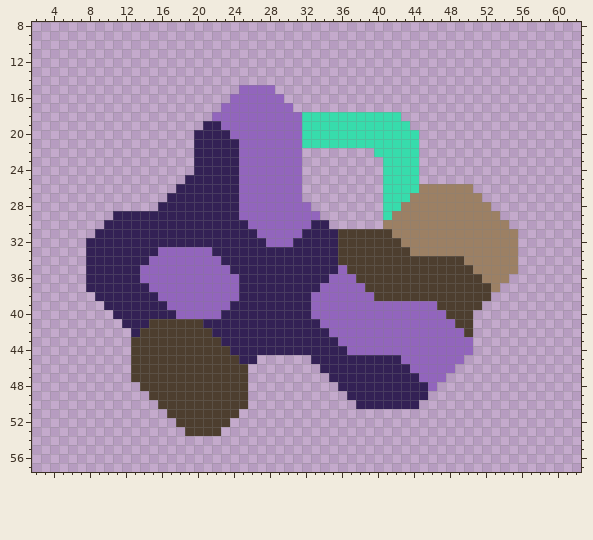
Edited in one commit: pixel-art sprite (assets/sprites/ui/sectors/sector-xenrose-Kirmit-coast.png). Above, as it was before the edit.
The file is 64x64 pixels. Shown: x 2..62, y 8..57.
Once edited:
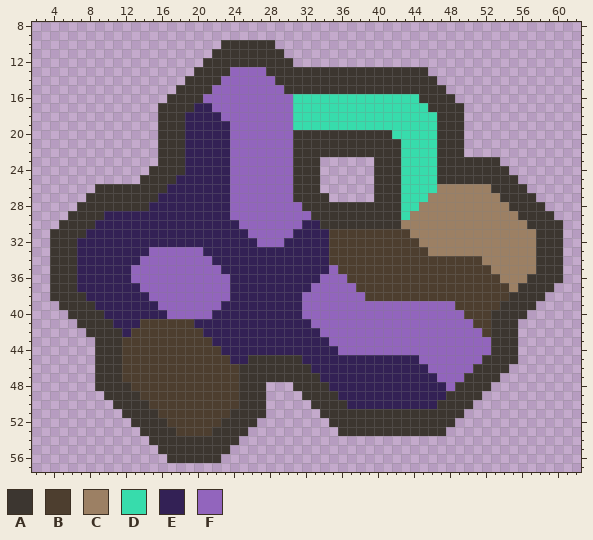
Palette (. is transparent): A #3c3630  B #4d3e2f  C #9c8064  D #37dcac  E #332155  F #9265bd
The edit:
y 10: x 23..28 ...... -> AAAAAA
y 11: x 22..29 ........ -> AAAAAAAA
y 12: x 21..30 .......... -> AAAAAAAAAA
y 13: x 20..45 .......................... -> AAAAFFFFAAAAAAAAAAAAAAAAAA
y 14: x 19..46 ............................ -> AAAAFFFFFFAAAAAAAAAAAAAAAAAA
y 15: x 18..24 ....... -> AAAAFFF; x 29..47 ................... -> FAAAAAAAAAAAAAAAAAA
y 16: x 17..23 ....... -> AAAAFFF; x 30..48 ................... -> FDDDDDDDDDDDDDDAAAA
y 17: x 16..22 ....... -> AAAAEEF; x 31..49 ................... -> DDDDDDDDDDDDDDDAAAA
y 18: x 16..22 ......F -> AAAEEEE; x 31 F -> D; x 43..49 ....... -> DDDDAAA
y 19: x 16..20 ..... -> AAAEE; x 23 F -> E; x 31 F -> D; x 44..49 ...... -> DDDAAA
y 20: x 16..19 .... -> AAAE; x 31..41 FDDDDDDDDDD -> AAAAAAAAAAA; x 45..49 ..... -> DDAAA
y 21: x 16..19 .... -> AAAE; x 24 E -> F; x 31..42 FDDDDDDDDDDD -> AAAAAAAAAAAA; x 45..49 ..... -> DDAAA
y 22: x 16..19 .... -> AAAE; x 24 E -> F; x 31..42 F........DDD -> AAAAAAAAAAAA; x 45..49 ..... -> DDAAA
y 23: x 16..19 .... -> AAAE; x 24 E -> F; x 31..33 F.. -> AAA; x 40..42 .DD -> AAA; x 45..53 ......... -> DDAAAAAAA
y 24: x 15..19 ..... -> AAAAE; x 24 E -> F; x 31..33 F.. -> AAA; x 40..42 .DD -> AAA; x 45..54 .......... -> DDAAAAAAAA
y 25: x 14..18 ..... -> AAAAE; x 24 E -> F; x 31..33 F.. -> AAA; x 40..42 .DD -> AAA; x 45..55 ........... -> DDAAAAAAAAA
y 26: x 9..17 ......... -> AAAAAAAAE; x 24 E -> F; x 31..33 F.. -> AAA; x 40..42 .DD -> AAA; x 45..46 CC -> DD; x 51..56 ...... -> CCAAAA
y 27: x 8..16 ......... -> AAAAAAAAE; x 24 E -> F; x 31..34 F... -> AAAA; x 40..42 .DD -> AAA; x 44..45 CC -> DD; x 52..57 ...... -> CCAAAA
y 28: x 7..15 ......... -> AAAAAAAAE; x 24 E -> F; x 32..44 F........DDCC -> AAAAAAAAAAADD; x 53..58 ...... -> CCAAAA
y 29: x 6..10 ..... -> AAAAE; x 24 E -> F; x 33..43 F.......DCC -> AAAAAAAAAAD; x 54..59 ...... -> CCAAAA
y 30: x 5..9 ..... -> AAAAE; x 25 E -> F; x 32 F -> E; x 34..42 E......CC -> AAAAAAAAA; x 55..60 ...... -> CCAAAA
y 31: x 4..8 ..... -> AAAAE; x 26 E -> F; x 31 F -> E; x 35 E -> B; x 42..43 CC -> BB; x 56..60 ..... -> CCAAA
y 32: x 4..7 .... -> AAAE; x 27 E -> F; x 30 F -> E; x 35 E -> B; x 43..44 CC -> BB; x 56..60 ..... -> CCAAA
y 33: x 4..7 .... -> AAAE; x 15 E -> F; x 21 F -> E; x 35 E -> B; x 44..45 CC -> BB; x 56..60 ..... -> CCAAA
y 34: x 4..7 .... -> AAAE; x 14 E -> F; x 22 F -> E; x 35 E -> B; x 50..51 CC -> BB; x 56..60 ..... -> CCAAA
y 35: x 4..7 .... -> AAAE; x 13 E -> F; x 23 F -> E; x 35..36 EF -> FB; x 51..52 CC -> BB; x 56..60 ..... -> CCAAA
y 36: x 4..7 .... -> AAAE; x 13 E -> F; x 24 F -> E; x 34 E -> F; x 37 F -> B; x 52..53 CC -> BB; x 55..60 ...... -> CCAAAA
y 37: x 4..7 .... -> AAAE; x 14 E -> F; x 24 F -> E; x 33 E -> F; x 38 F -> B; x 53..59 C...... -> BBCAAAA
y 38: x 4..8 ..... -> AAAAE; x 15 E -> F; x 24 F -> E; x 32 E -> F; x 39 F -> B; x 53..58 ...... -> BBAAAA
y 39: x 5..9 ..... -> AAAAE; x 16 E -> F; x 23 F -> E; x 32 E -> F; x 47..48 BB -> FF; x 52..57 ...... -> BBAAAA
y 40: x 6..10 ..... -> AAAAE; x 17 E -> F; x 22 F -> E; x 32 E -> F; x 48..49 BB -> FF; x 51..56 ...... -> BBAAAA
y 41: x 7..11 ..... -> AAAAE; x 14 E -> B; x 20 B -> E; x 33 E -> F; x 49..55 BB..... -> FFBBAAA
y 42: x 8..13 .....E -> AAAAEB; x 21 B -> E; x 34 E -> F; x 50..55 B..... -> FFBAAA
y 43: x 9..12 .... -> AAAB; x 22 B -> E; x 35 E -> F; x 51..55 ..... -> FFAAA
y 44: x 9..12 .... -> AAAB; x 23 B -> E; x 36 E -> F; x 51..55 ..... -> FFAAA
y 45: x 9..12 .... -> AAAB; x 24 B -> E; x 26..32 E...... -> AAAAAAE; x 43..44 FF -> EE; x 50..55 ...... -> FFAAAA
y 46: x 9..12 .... -> AAAB; x 25..33 B........ -> AAAAAAAAE; x 44..45 FF -> EE; x 49..54 ...... -> FFAAAA
y 47: x 9..12 .... -> AAAB; x 25..34 B......... -> AAAAAAAAAE; x 45..46 FF -> EE; x 48..53 ...... -> FFAAAA
y 48: x 9..13 ..... -> AAAAB; x 25..27 B.. -> AAA; x 31..35 ..... -> AAAAE; x 46..52 F...... -> EEFAAAA
y 49: x 10..14 ..... -> AAAAB; x 25..27 B.. -> AAA; x 32..36 ..... -> AAAAE; x 46..51 ...... -> EEAAAA
y 50: x 11..15 ..... -> AAAAB; x 25..27 B.. -> AAA; x 33..37 ..... -> AAAAE; x 45..50 ...... -> EEAAAA
y 51: x 12..16 ..... -> AAAAB; x 24..27 B... -> AAAA; x 34..49 ................ -> AAAAAAAAAAAAAAAA
y 52: x 13..17 ..... -> AAAAB; x 23..26 B... -> AAAA; x 35..48 .............. -> AAAAAAAAAAAAAA
y 53: x 14..18 ..... -> AAAAB; x 22..25 B... -> AAAA; x 36..47 ............ -> AAAAAAAAAAAA
y 54: x 15..24 .......... -> AAAAAAAAAA
y 55: x 16..23 ........ -> AAAAAAAA
y 56: x 17..22 ...... -> AAAAAA
Changed places in both pictures, as pixel boxes (x1, y1, x2, y2):
changed: (50, 40, 563, 463)
